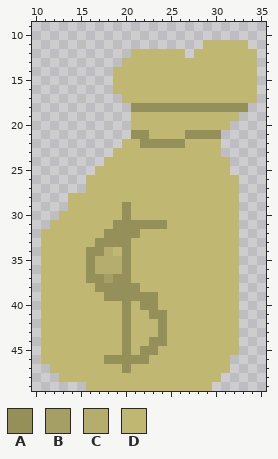
Pixel-art sprite: Roanwood.gmx/sprites/images/s_GoldBag_0.png. This is how it looked before the edit.
The file is 50x50 pixels. Colours within 5 levels of each other are drawn and written as one. Shown: x 10..35, y 9..49.
Palette (. is transparent): A #958f5a  B #a69f65  C #b4ad6e  D #bfb772
And afterwards:
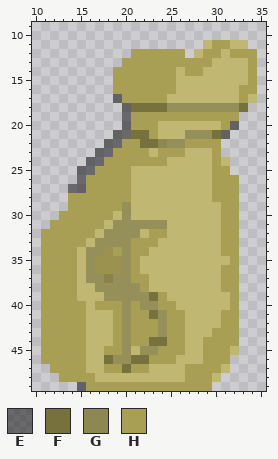
Colours new in this view: E #09090982  F #77713e  G #8d8752  H #a89f54
Edits made:
Colour B changes from #a69f65 to #8a8248.
Colour C changes from #b4ad6e to #9b9250.
Colour E is added in row 17 at x 19; in rows 18 to 19 at x 20; in row 20 at x 20 and 32; in row 21 at x 19 to 20 and 31; in row 22 at x 18 to 19; in row 23 at x 17 to 18.
Colour E is added in row 24 at x 16 to 17; in row 25 at x 15 to 16; in row 26 at x 15; in row 27 at x 14 to 15; in row 49 at x 15.
Colour F replaces colour A in row 18 at x 21 to 24 and 33; in row 21 at x 21 to 22 and 30; in row 22 at x 22 to 23; in row 39 at x 23; in row 41 at x 23; in row 44 at x 23 to 24.
Colour F replaces colour A in row 46 at x 18 and 21 to 22; in row 47 at x 20.
Colour G replaces colour A in row 22 at x 24.
Colour H replaces colour D in row 11 at x 30 to 31; in row 12 at x 21 to 26, 29 to 30 and 32 to 34; in row 13 at x 20 to 29 and 34; in row 14 at x 19 to 25, 27 to 28 and 34; in row 15 at x 19 to 25 and 34; in row 16 at x 19 to 25 and 33 to 34.
Colour H replaces colour D in row 17 at x 20 to 24 and 33; in row 19 at x 21 to 32; in row 20 at x 21 to 23 and 31; in row 21 at x 23; in row 22 at x 20 to 21 and 27 to 30; in row 23 at x 19 to 22, 24 to 26 and 30.
Colour H replaces colour D in row 24 at x 18 to 24 and 30; in row 25 at x 17 to 20 and 30 to 31; in rows 26 to 27 at x 16 to 20 and 30 to 32; in row 28 at x 14 to 20 and 30 to 32; in row 29 at x 14 to 19 and 31 to 32; in row 30 at x 13 to 18 and 31 to 32.
Colour H replaces colour D in row 31 at x 12 to 17 and 31 to 32; in row 32 at x 11 to 16, 23 to 24 and 31 to 32; in row 33 at x 11 to 15, 21 to 23 and 31 to 32; in row 34 at x 11 to 14, 19, 21 to 22 and 31 to 32; in row 35 at x 11 to 14, 21 and 32; in row 36 at x 11 to 14, 21 and 31 to 32.
Colour H replaces colour D in row 37 at x 11 to 14, 21 to 22 and 31 to 32; in row 38 at x 11 to 14, 22 and 31 to 32; in row 39 at x 11 to 14, 24 and 32; in row 40 at x 11 to 15, 17 to 19, 21, 24 to 25 and 32; in row 41 at x 11 to 15, 19, 21 to 22, 25 to 26 and 31 to 32; in row 42 at x 11 to 15, 19, 21 to 23, 25 to 26 and 31 to 32.
Colour H replaces colour D in row 43 at x 11 to 15, 19, 21 to 23, 25 to 26 and 30 to 32; in row 44 at x 11 to 15, 19, 21 to 22, 25 to 26 and 29 to 32; in row 45 at x 11 to 15, 18 to 19, 24 to 26 and 29 to 31; in row 46 at x 11 to 15, 23 to 25 and 29 to 31; in row 47 at x 12 to 15, 18 to 19, 21 to 22 and 27 to 30; in row 48 at x 13 to 16 and 27 to 29.
Colour H replaces colour D in row 49 at x 16 to 29.
Pixel boxes of the changes (left, top, right, bottom) in both pictures:
changed: (41, 40, 257, 391)
